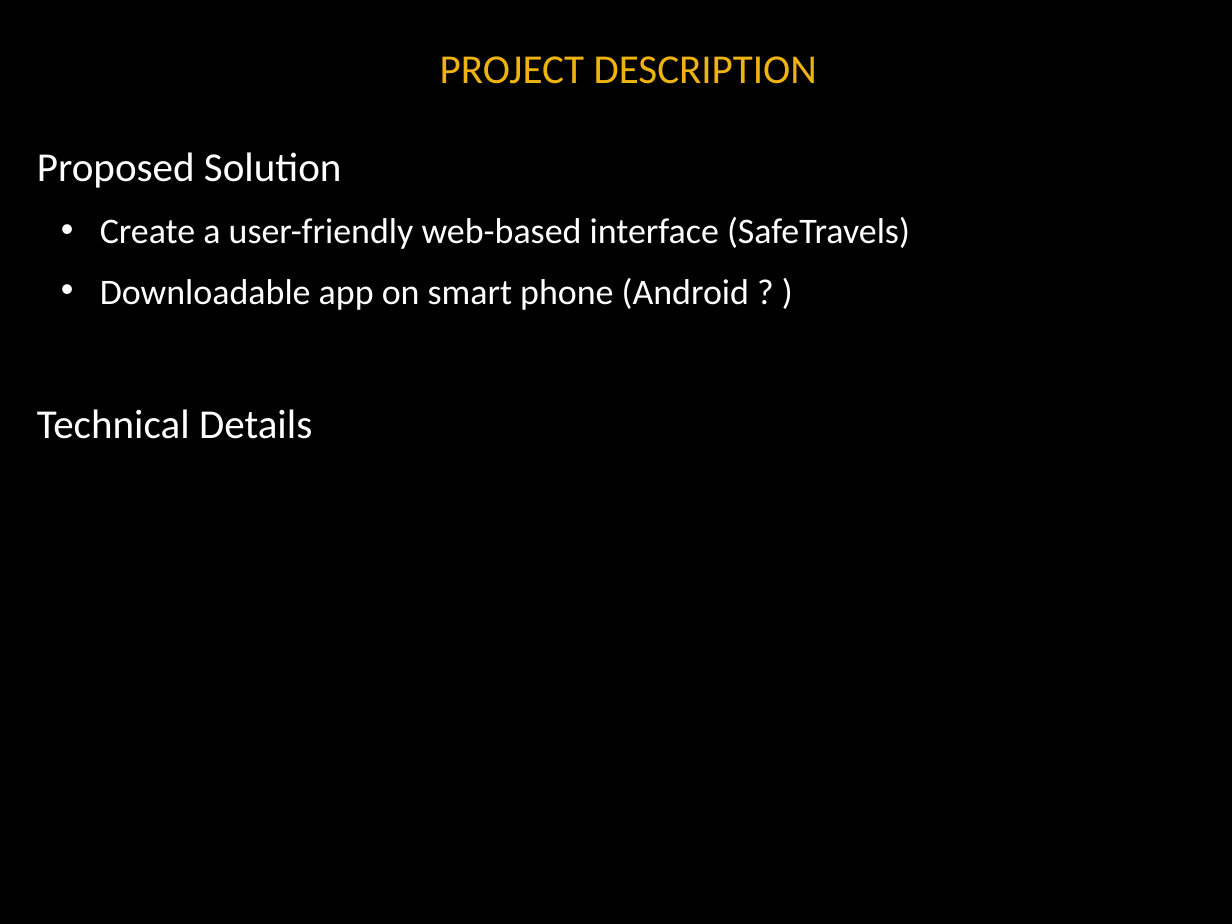
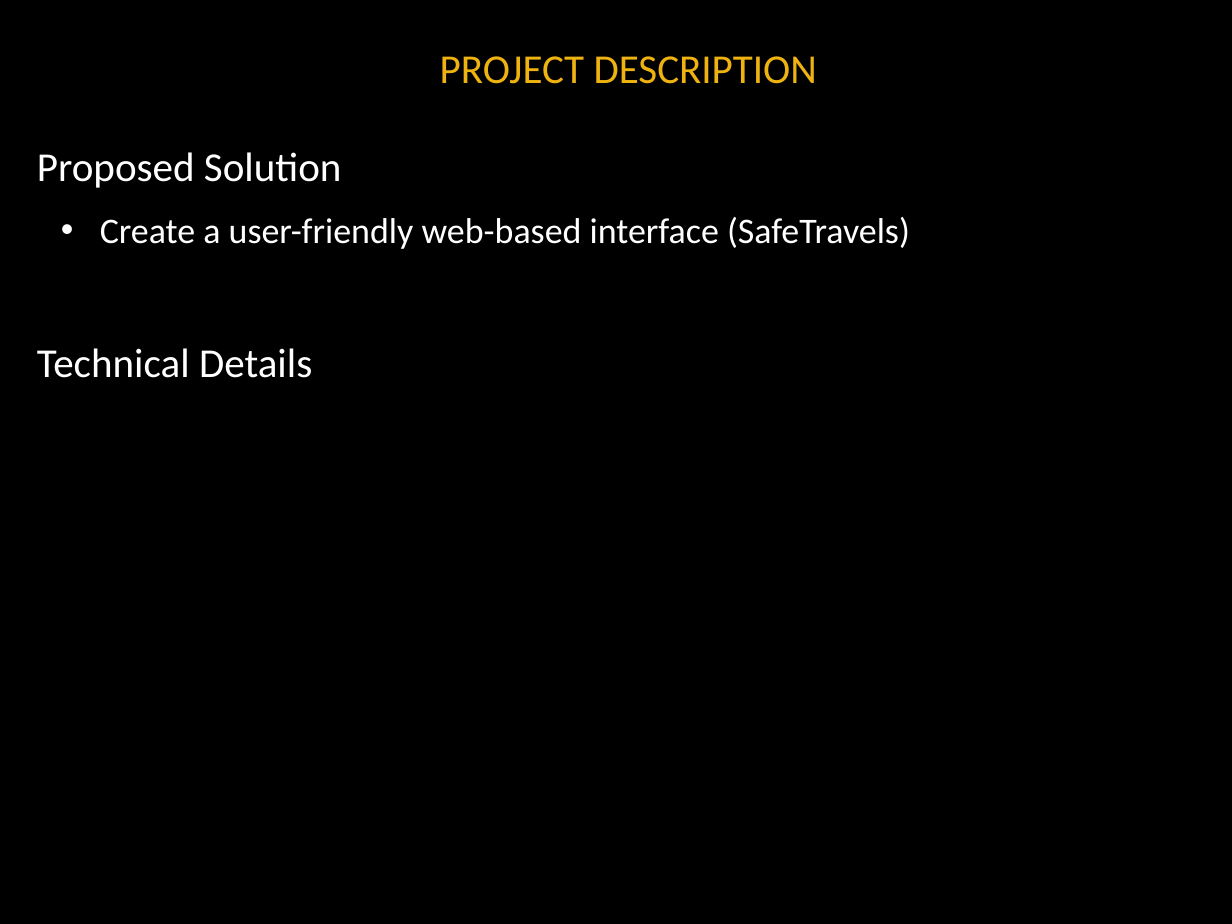
Before and after one commit to noanadler/RockStars, a slide deck: slide 5 of Deliverable1/Docs/TopicPresentation.pptx (slide 4 before the commit). Drawn at 1232x924 pixels with LibreOffice and Linux fonts; fonts in the diff are those of the drawing; background and template pictures are left out. Boxes give left, top, right and bottom in pixels: in the first picture for what was removed or moved away, otherwise in the second. Text is boxed around its words. In the diff, an @@ line names an element or a change of style, - is before the commit and + after.

```diff
--- a/Deliverable1/Docs/TopicPresentation.pptx
+++ b/Deliverable1/Docs/TopicPresentation.pptx
@@ text at <box>100,278,749,310</box>: paragraph removed @@
-  • Downloadable app on smart phone (Android ? )
```
Also in this commit, not shown: 9 other slides changed, 4 slides added, 1 slide removed.
